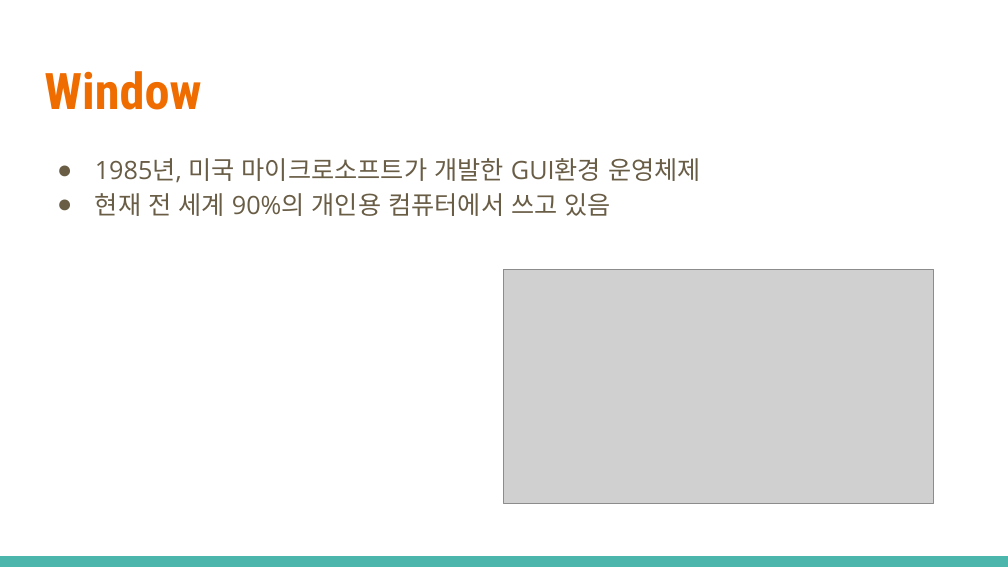
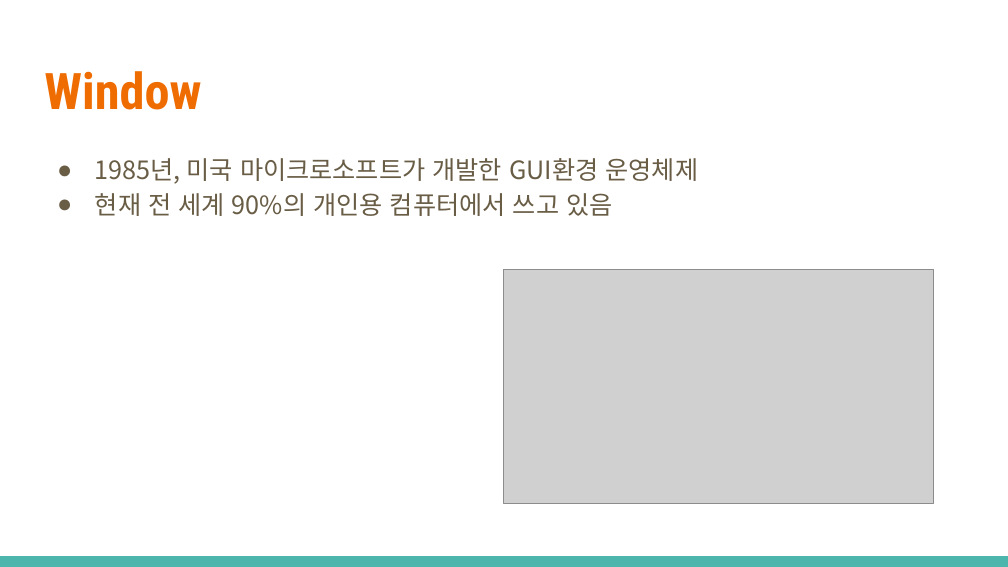
Before and after one commit to RionPark/bdi-homework, a slide deck: slide 6 of src/d191016/joeunae/Linux & window.pptx. Drawn at 1008x567 pixels with LibreOffice and Linux fonts; fonts in the diff are those of the drawing; grey boxes stand for pictures. Boxes give left, top, right and bottom in pixels: in the first picture for what was removed or moved away, otherwise in the second. Text is boxed around its words. In the diff, an @@ line names an element or a change of style, - is before the commit and + after.

```diff
--- a/src/d191016/joeunae/Linux & window.pptx
+++ b/src/d191016/joeunae/Linux & window.pptx
@@ text "1985년, 미국 마이크로소프트가 개발한 GUI환경 ..." at [95,158,699,216]: font Open Sans to Noto Sans CJK KR @@
```
Also in this commit, not shown: 9 other slides changed.
